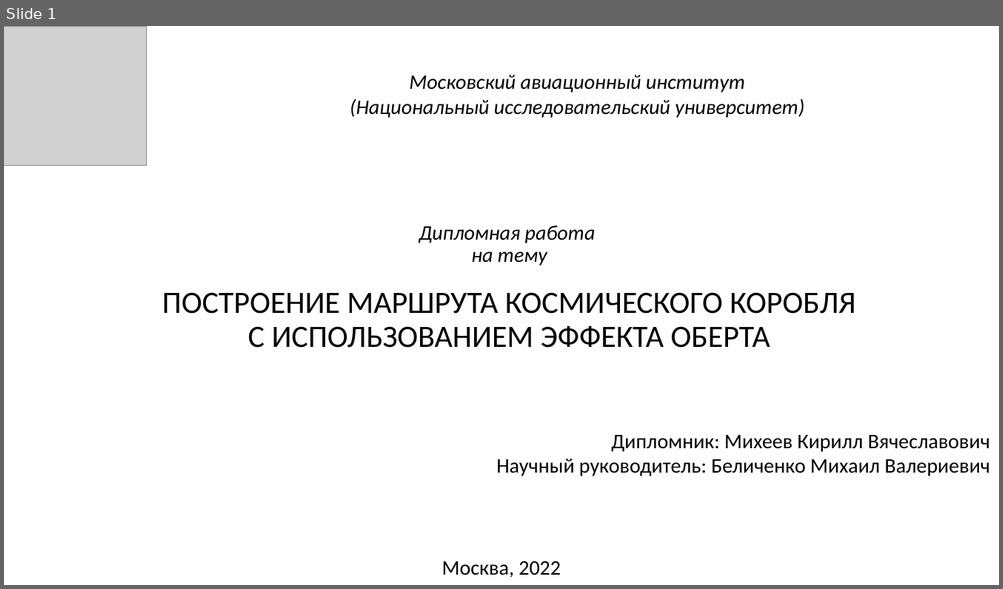
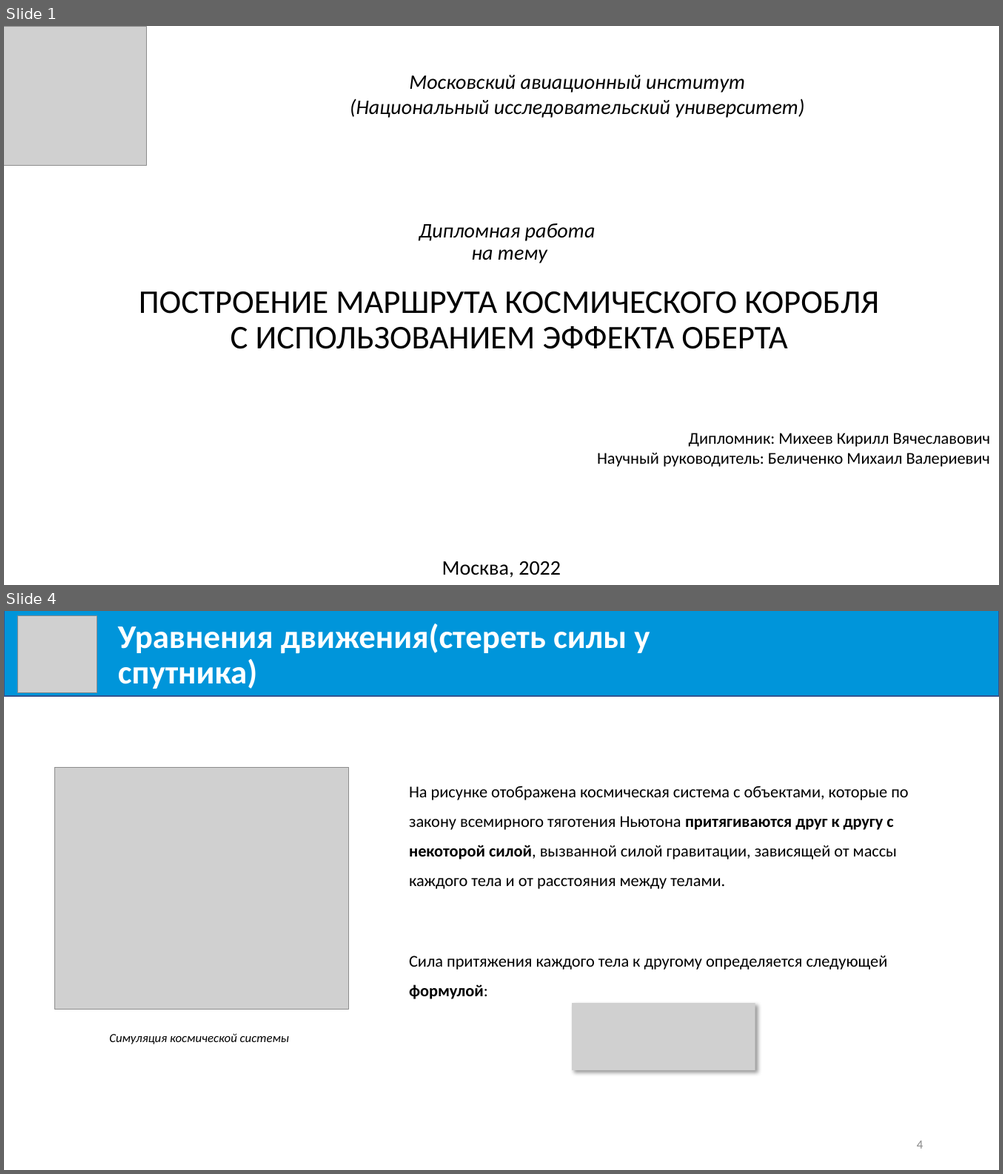
Before and after one commit to Milirik/diploma, a slide deck: Mikheev-K_V.pptx. Shown one above the other, each under a label of ours: slide 1 before the commit, slides 1 and 4 after it; the slides between them are not shown. The pictures are 1003x589 and 1003x1174 pixels, drawn with LibreOffice and Linux fonts; fonts in the diff are those of the drawing; grey boxes stand for pictures. Boxes give left, top, right and bottom in pixels: in the first picture for what was removed or moved away, otherwise in the second. Text is boxed around its words. In the diff, an @@ line names an element or a change of style, - is before the commit and + after.

```diff
--- a/Mikheev-K_V.pptx
+++ b/Mikheev-K_V.pptx
@@ slide 4 added at [4,611,999,1170], background #FFFFFF @@
@@ rectangle added at [4,611,999,696], fill #0095DA, outline #325491 1 pt @@
@@ picture added at [17,616,97,693] @@
@@ text added at [118,624,649,689], 32 pt, text #FFFFFF, bold @@
+Уравнения движения(стереть силы у спутника)
@@ picture added at [55,767,349,1009] @@
@@ text added at [409,786,908,999], 16 pt, text #000000 @@
+На рисунке отображена космическая система с объектами, которые по закону всемирного тяготения Ньютона притягиваются друг к другу с некоторой силой, вызванной силой гравитации, зависящей от массы каждого тела и от расстояния между телами.
+Сила притяжения каждого тела к другому определяется следующей формулой:
@@ picture added at [572,1003,754,1071] @@
@@ text added at [109,1034,289,1045], 12 pt, text #000000, italic @@
+Симуляция космической системы
@@ page number added at [916,1141,922,1149], 12 pt, text #898989 @@
+4
@@ slide 1 changed as well @@
@@ title "Дипломная работа на тему ПОСТРОЕНИЕ ..." at [139,224,879,349]: size 30 to 32 pt in "ПОСТРОЕНИЕ МАРШРУТА КОСМИЧЕСКОГО КОРОБЛЯ С ИСПОЛЬЗОВАНИЕМ ЭФ ..." @@
@@ text "Дипломник: Михеев Кирилл Вячеславович" at [597,433,990,467]: size 20 to 16 pt @@
```
Also in this commit, not shown: 1 other slide changed, 10 other slides added, 19 slides removed, 2 other files.
